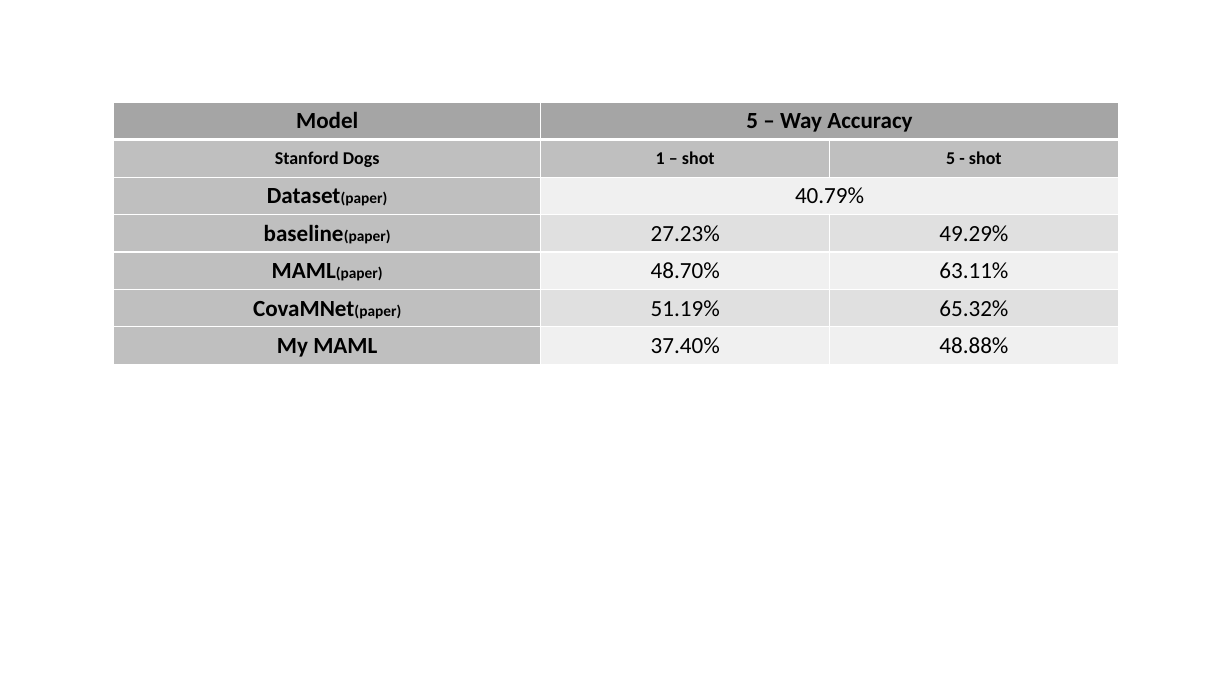
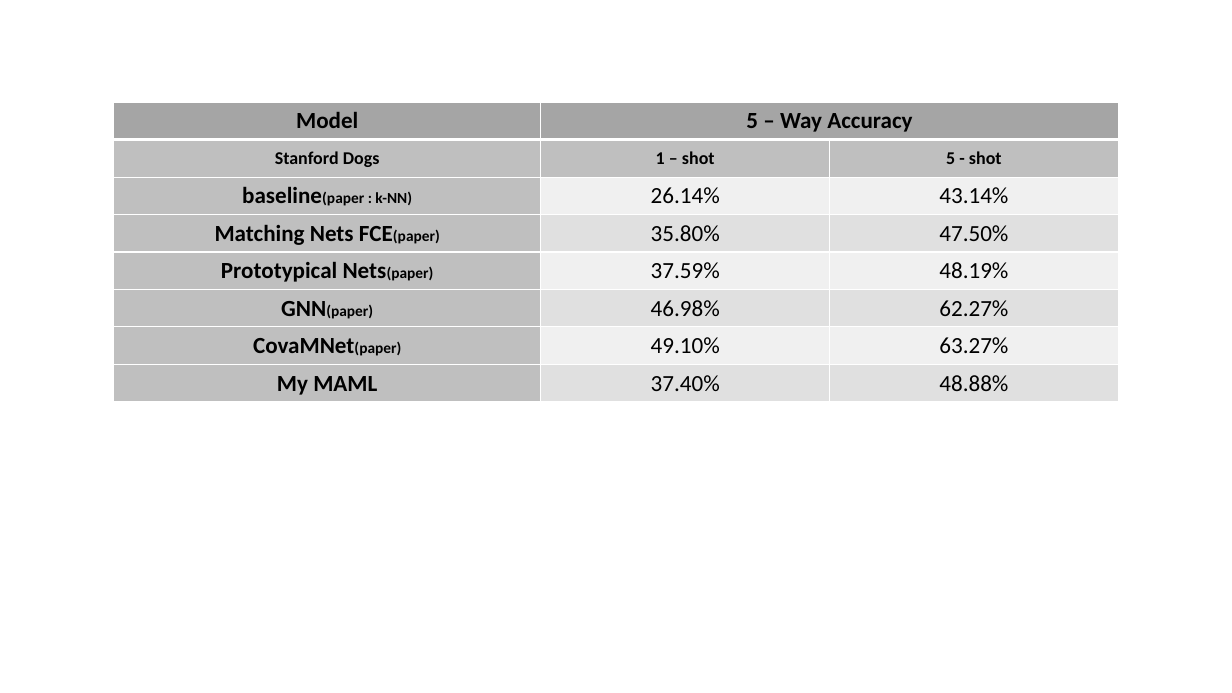
Before and after one commit to JoSangYeon/KMU_UROP_MAML, a slide deck: slide 6 of images/MAML.pptx. Drawn at 1232x693 pixels with LibreOffice and Linux fonts; fonts in the diff are those of the drawing. Boxes give left, top, right and bottom in pixels: in the first picture for what was removed or moved away, otherwise in the second. Text is boxed around its words. In the diff, an @@ line names an element or a change of style, - is before the commit and + after.

Commit message:
Materials used for 'README.md'

```diff
--- a/images/MAML.pptx
+++ b/images/MAML.pptx
@@ table at [114,103,1117,402] @@
-row 3: Dataset(paper) | 40.79% | 
-row 4: baseline(paper) | 27.23% | 49.29%
-row 5: MAML(paper) | 48.70% | 63.11%
-row 6: CovaMNet(paper) | 51.19% | 65.32%
+row 3: baseline(paper : k-NN) | 26.14% | 43.14%
+row 4: Matching Nets FCE(paper) | 35.80% | 47.50%
+row 5: Prototypical Nets(paper) | 37.59% | 48.19%
+row 6: GNN(paper) | 46.98% | 62.27%
+row 7: CovaMNet(paper) | 49.10% | 63.27%
```
